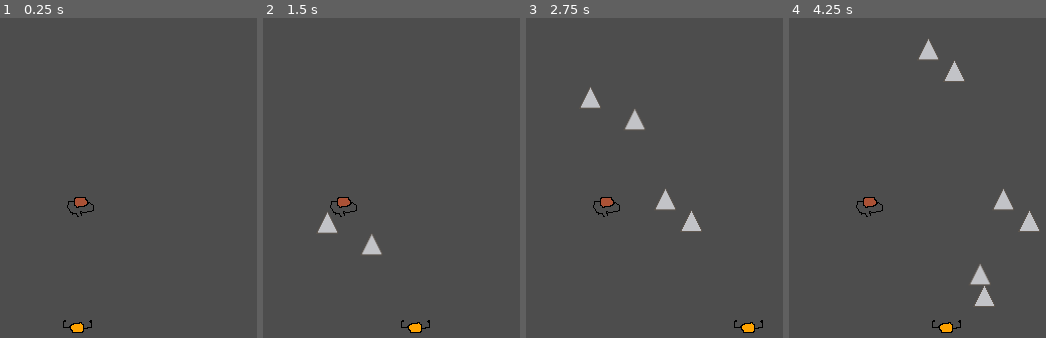
Above: before the commit, frames 1-4 (left to right).
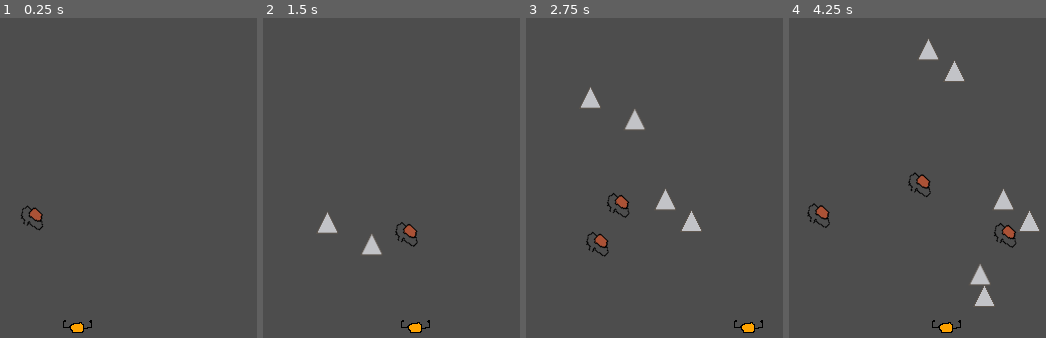
Above: after the commit, the same moments.

Repository: c-macn/building_jumper
Game: Godot game, scene res://proto_level_2d.tscn
Same seed, same stepped clock (60 frames per second), same inputs: the game is played once before the commit and once after it. The project has no main scene, so this scene is started directly.
Inputs:
- Up to frame 1 (0.25 s): no input
- Up to frame 2 (1.5 s): tap Enter (ui_accept) at 0.5, 0.77 s; hold Right (ui_right) 0.53-1.28 s; hold Down (ui_down) from 1.28 s (still down)
- Up to frame 3 (2.75 s): tap Enter (ui_accept) at 1.52 s; release Down (ui_down) at 2.03 s; hold Right (ui_right) from 2.03 s (still down)
- Up to frame 4 (4.25 s): release Right (ui_right) at 2.78 s; hold Up (ui_up) 2.78-3.53 s; tap Enter (ui_accept) at 3.02, 3.77 s; hold Left (ui_left) from 3.53 s (still down)

The runs differ from the first frame. In frame 1, 0.5% of the frame differs, in the area x 8-37%, y 55-67%; in frame 2, 0.5%; in frame 3, 0.7%; in frame 4, 1.0%, in the area x 7-89%, y 48-72%.

Commit message:
enemies are spawned with a new PathFollow each time

Diff:
--- /dev/null
+++ b/enemy.gd
@@ -0,0 +1,8 @@
+class_name Enemy
+extends CharacterBody2D
+## Enemy node
+
+@onready var movement_path: PathFollow2D = get_parent()
+
+func _physics_process(delta) -> void:
+	movement_path.set_progress(movement_path.get_progress() + 100 * delta)
--- /dev/null
+++ b/enemy.tscn
@@ -0,0 +1,18 @@
+[gd_scene load_steps=4 format=3 uid="uid://iy8crsf0j8pr"]
+
+[ext_resource type="Texture2D" uid="uid://bvt5igi02xi34" path="res://enemy.png" id="1_3s6ql"]
+[ext_resource type="Script" path="res://enemy.gd" id="1_yx6ka"]
+
+[sub_resource type="RectangleShape2D" id="RectangleShape2D_nn18i"]
+size = Vector2(11, 8)
+
+[node name="enemy" type="CharacterBody2D"]
+motion_mode = 1
+script = ExtResource("1_yx6ka")
+
+[node name="Sprite2D" type="Sprite2D" parent="."]
+texture = ExtResource("1_3s6ql")
+
+[node name="CollisionShape2D" type="CollisionShape2D" parent="."]
+position = Vector2(1.5, -8)
+shape = SubResource("RectangleShape2D_nn18i")
--- /dev/null
+++ b/enemy_spawner.gd
@@ -0,0 +1,22 @@
+class_name EnemySpawner
+extends Marker2D
+
+var enemies = preload("res://enemy.tscn")
+var path = preload("res://looper_path.tscn")
+
+var can_spawn := true
+
+func _physics_process(_delta: float) -> void:
+	if can_spawn:
+		_spawn_enemy()
+
+
+func _spawn_enemy() -> void:
+	can_spawn = false
+	var new_path := path.instantiate()
+	var new_enemy := enemies.instantiate()
+	# TODO: Create a dynamic way to assign paths
+	add_child(new_path)
+	new_path.get_child(0).add_child(new_enemy)
+	await get_tree().create_timer(2.0).timeout
+	can_spawn = true
--- /dev/null
+++ b/enemy_spawner.tscn
@@ -0,0 +1,7 @@
+[gd_scene load_steps=2 format=3 uid="uid://35qmg03gseuc"]
+
+[ext_resource type="Script" path="res://enemy_spawner.gd" id="1_hyfc0"]
+
+[node name="EnemySpawner" type="Marker2D"]
+position = Vector2(4, 69)
+script = ExtResource("1_hyfc0")
--- /dev/null
+++ b/looper_path.tscn
@@ -0,0 +1,16 @@
+[gd_scene load_steps=2 format=3 uid="uid://bom4wt25gdms6"]
+
+[sub_resource type="Curve2D" id="Curve2D_6px23"]
+_data = {
+"points": PackedVector2Array(0, 0, 0, 0, 17, 30, 0, 0, 0, 0, 41, 53, 0, 0, 0, 0, 65, 71, 0, 0, 0, 0, 113, 79, 0, 0, 0, 0, 145, 63, 0, 0, 0, 0, 161, 34, 0, 0, 0, 0, 157, 19, 0, 0, 0, 0, 120, 10, 0, 0, 0, 0, 103, 14, 0, 0, 0, 0, 93, 36, 0, 0, 0, 0, 103, 55, 0, 0, 0, 0, 119, 71, 0, 0, 0, 0, 139, 79, 0, 0, 0, 0, 169, 78, 0, 0, 0, 0, 205, 71, 0, 0, 0, 0, 233, 55)
+}
+point_count = 16
+
+[node name="LooperPath" type="Path2D"]
+curve = SubResource("Curve2D_6px23")
+
+[node name="PathFollow2D" type="PathFollow2D" parent="."]
+position = Vector2(17, 30)
+rotation = 0.764125
+rotates = false
+loop = false
--- a/proto_level_2d.tscn
+++ b/proto_level_2d.tscn
@@ -1,7 +1,7 @@
 [gd_scene load_steps=3 format=3 uid="uid://beaiyixjropwp"]
 
 [ext_resource type="PackedScene" uid="uid://bjvulgngp4orp" path="res://player.tscn" id="1_f0mb6"]
-[ext_resource type="Texture2D" uid="uid://bvt5igi02xi34" path="res://enemy.png" id="2_1i0yl"]
+[ext_resource type="PackedScene" uid="uid://35qmg03gseuc" path="res://enemy_spawner.tscn" id="2_umwbu"]
 
 [node name="ProtoLevel2D" type="Node2D"]
 
@@ -10,6 +10,5 @@
 [node name="Player" parent="." instance=ExtResource("1_f0mb6")]
 position = Vector2(0, 142)
 
-[node name="Enemy" type="Sprite2D" parent="."]
-position = Vector2(2, 32)
-texture = ExtResource("2_1i0yl")
+[node name="EnemySpawner" parent="." instance=ExtResource("2_umwbu")]
+position = Vector2(-82, -4)
